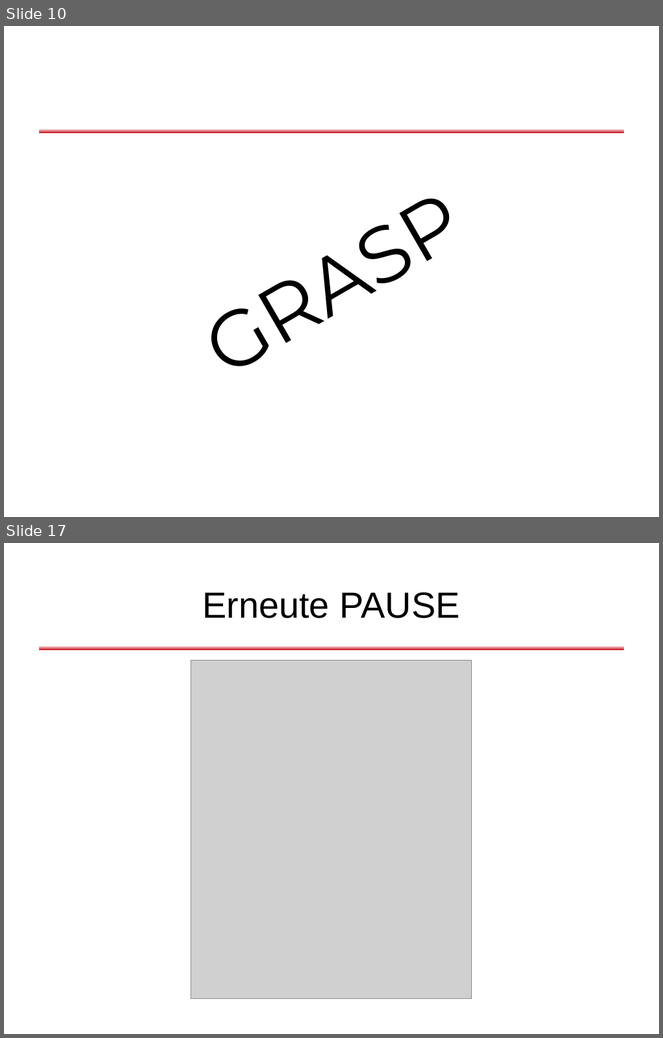
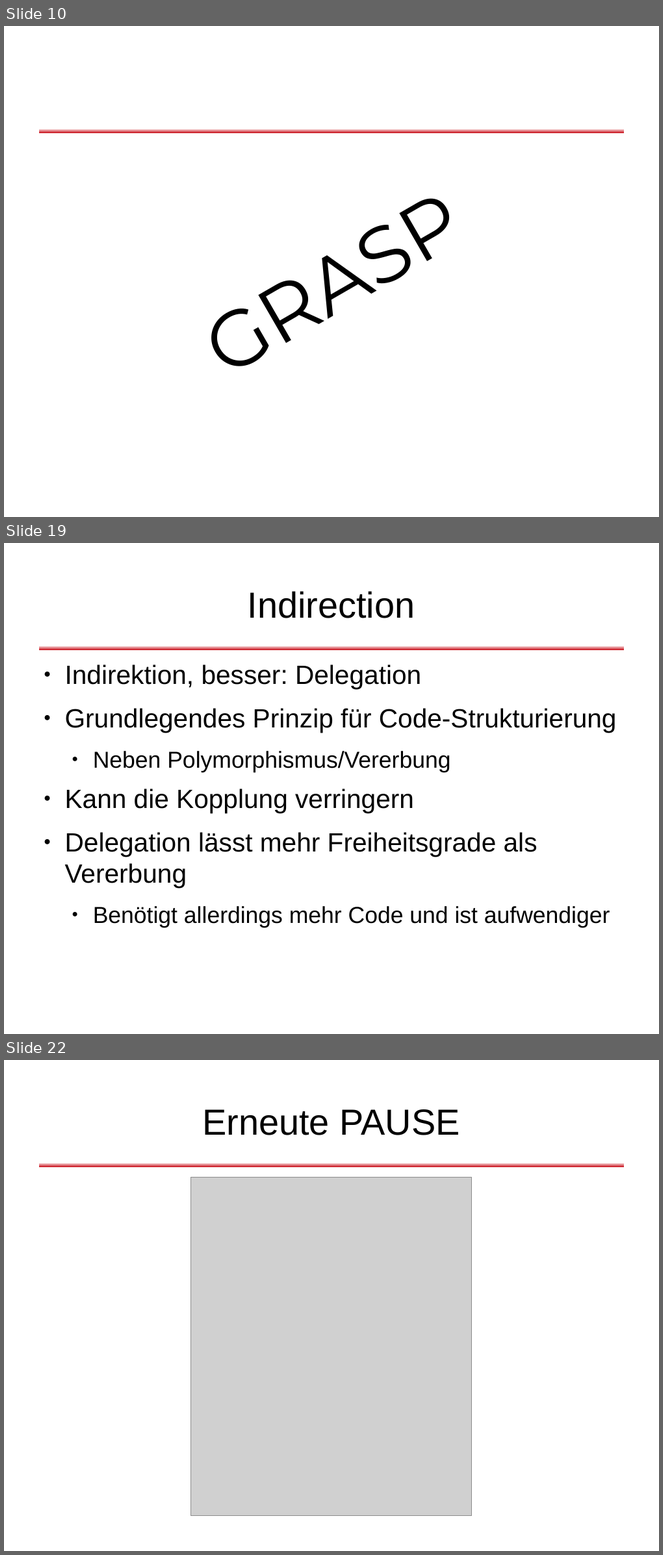
Before and after one commit to dlindner/vorlesung-se2-dhbw, a slide deck: added_2010/Objektorientierte Designregeln.odp. Shown one above the other, each under a label of ours: slides 10 and 17 before the commit, slides 10, 19 and 22 after it; the slides between them are not shown. The pictures are 663x1038 and 663x1555 pixels, drawn with LibreOffice and Linux fonts; fonts in the diff are those of the drawing; grey boxes stand for pictures; background and template pictures are left out. Boxes give left, top, right and bottom in pixels: in the first picture for what was removed or moved away, otherwise in the second. Text is boxed around its words. In the diff, an @@ line names an element or a change of style, - is before the commit and + after.

Commit message:
GRASP-Prinzip eingefügt, Folien in Beta-Version vollständig

```diff
--- a/added_2010/Objektorientierte Designregeln.odp
+++ b/added_2010/Objektorientierte Designregeln.odp
@@ slide 19 added at [4,543,659,1034], background #FFFFFF; not listed: 1 template element that a slide beside it also shows @@
@@ title added at [248,591,415,618], 44 pt, text #000000 @@
+Indirection
@@ text added at [65,665,617,928], 32 pt, text #000000 @@
+● Indirektion, besser: Delegation
+● Grundlegendes Prinzip für Code-Strukturierung
+  ● Neben Polymorphismus/Vererbung
+● Kann die Kopplung verringern
+● Delegation lässt mehr Freiheitsgrade als Vererbung
+  ● Benötigt allerdings mehr Code und ist aufwendiger
@@ what was slide 17 is now slide 22 @@
```
Also in this commit, not shown: 1 slide changed, 9 other slides added, 5 slides removed.
